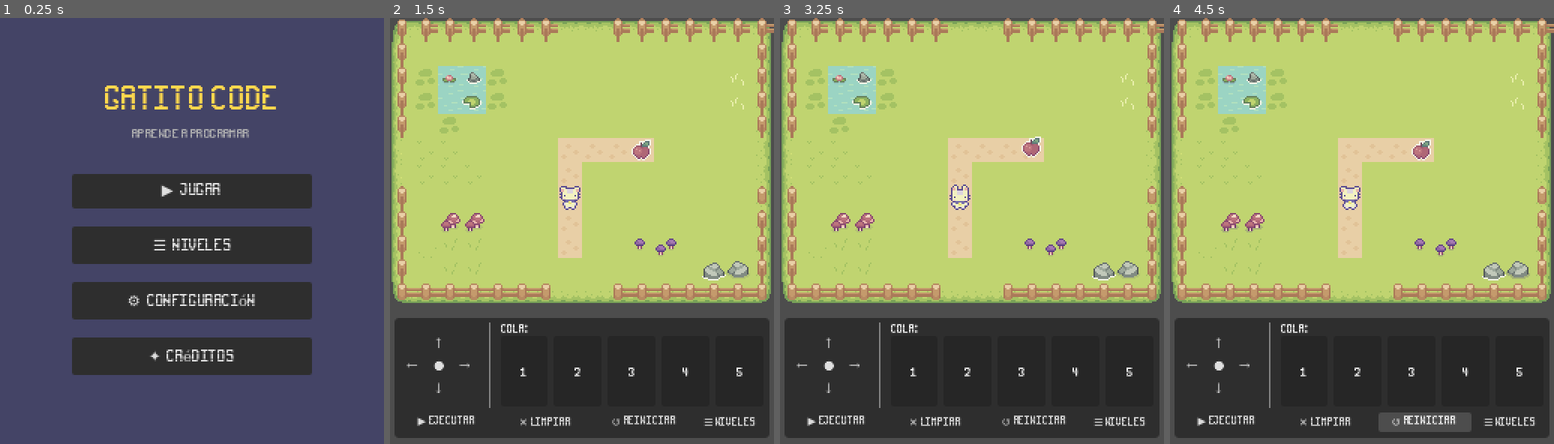
Above: before the commit, frames 1-4 (left to right).
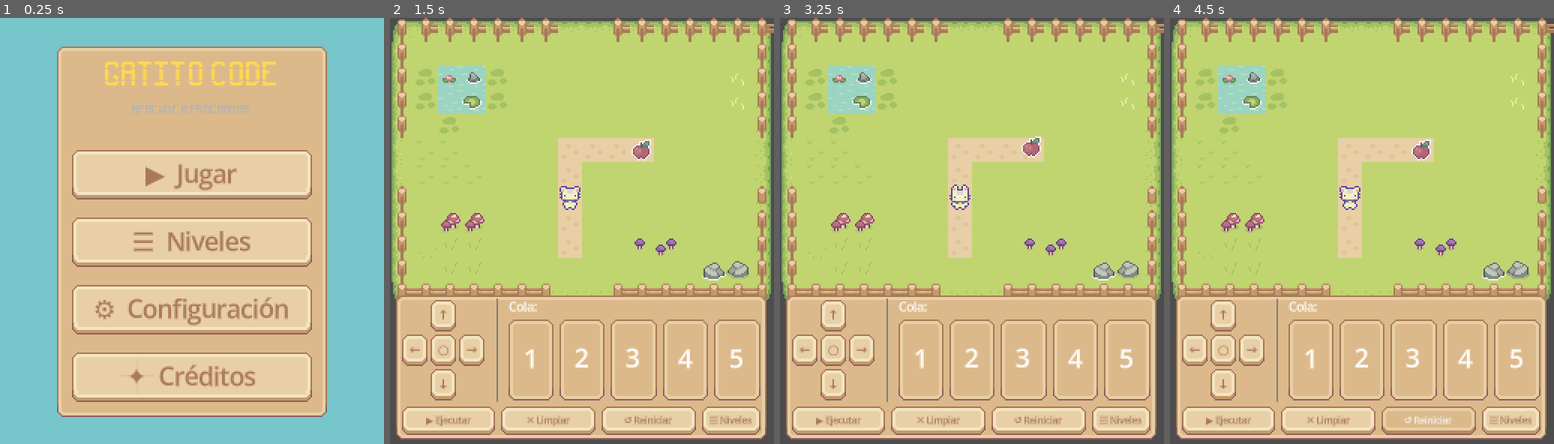
Above: after the commit, the same moments.

Repository: iarabaya/proyecto-integrador-v1
Game: Godot game, scene res://scenes/main_menu/main_menu.tscn
Same seed, same stepped clock (60 frames per second), same inputs: the game is played once before the commit and once after it.
Inputs (mouse positions are in pixels of both pictures, inside the frame that each line leads up to):
- Up to frame 1 (0.25 s): no input
- Up to frame 2 (1.5 s): click "☰ Niveles" at 0.5 s; click (493, 133) at 1.25 s
- Up to frame 3 (3.25 s): click "☰ Niveles" at 2 s; click (883, 133) at 2.75 s
- Up to frame 4 (4.5 s): click "↺ Reiniciar" at 3.5 s; click "↺ Reiniciar" at 4.25 s

The runs differ from the first frame. In frame 1, 100% of the frame differs, in the area x 0-100%, y 0-100%; in frame 2, 33%; in frame 3, 33%; in frame 4, 33%.

Commit message:
feat: basic ui update

Diff:
--- a/project.godot
+++ b/project.godot
@@ -32,6 +32,7 @@
 [gui]
 
 theme/default_font_multichannel_signed_distance_field=true
+theme/custom="uid://c4koxfd11wnyg"
 
 [physics]
 
--- a/scenes/command_ui/command_ui.gd
+++ b/scenes/command_ui/command_ui.gd
@@ -28,36 +28,14 @@
 
 
 func _ready() -> void:
-	# Style all buttons small
-	for btn in [_btn_up, _btn_down, _btn_left, _btn_right, _btn_jump]:
-		_make_small(btn, 8)
-	for btn in [_btn_execute, _btn_clear, _btn_restart, _btn_levels]:
-		_make_small(btn, 7)
-	_queue_label.add_theme_font_size_override("font_size", 7)
-	_queue_label.add_theme_font_override("font", PIXEL_FONT)
-
 	# Build slot panels in code
 	for i in MAX_SLOTS:
 		var slot := PanelContainer.new()
 		slot.size_flags_horizontal = Control.SIZE_EXPAND_FILL
-		# Compact stylebox so slot doesn't inflate
-		var sb := StyleBoxFlat.new()
-		sb.bg_color = Color(0.15, 0.15, 0.15)
-		sb.corner_radius_top_left    = 2
-		sb.corner_radius_top_right   = 2
-		sb.corner_radius_bottom_left = 2
-		sb.corner_radius_bottom_right = 2
-		sb.content_margin_top    = 2
-		sb.content_margin_bottom = 2
-		sb.content_margin_left   = 2
-		sb.content_margin_right  = 2
-		slot.add_theme_stylebox_override("panel", sb)
 
 		var lbl := Label.new()
 		lbl.horizontal_alignment = HORIZONTAL_ALIGNMENT_CENTER
 		lbl.vertical_alignment   = VERTICAL_ALIGNMENT_CENTER
-		lbl.add_theme_font_size_override("font_size", 8)
-		lbl.add_theme_font_override("font", PIXEL_FONT)
 		lbl.text = str(i + 1)
 		slot.add_child(lbl)
 		_slots_hbox.add_child(slot)
@@ -78,26 +56,6 @@
 	for btn in [_btn_up, _btn_down, _btn_left, _btn_right, _btn_jump, _btn_execute]:
 		btn.disabled = locked
 
-
-func _make_small(btn: Button, font_sz: int) -> void:
-	btn.add_theme_font_size_override("font_size", font_sz)
-	btn.add_theme_font_override("font", PIXEL_FONT)
-	var states  := ["normal",              "hover",               "pressed",             "focus",               "disabled"]
-	var colors  := [Color(0.18,0.18,0.18), Color(0.30,0.30,0.30), Color(0.10,0.28,0.10), Color(0.18,0.18,0.18), Color(0.12,0.12,0.12)]
-	for i in states.size():
-		var sb := StyleBoxFlat.new()
-		sb.bg_color = colors[i]
-		sb.corner_radius_top_left    = 2
-		sb.corner_radius_top_right   = 2
-		sb.corner_radius_bottom_left = 2
-		sb.corner_radius_bottom_right = 2
-		sb.content_margin_top    = 2
-		sb.content_margin_bottom = 2
-		sb.content_margin_left   = 4
-		sb.content_margin_right  = 4
-		btn.add_theme_stylebox_override(states[i], sb)
-
-
 func _enqueue(cmd: String) -> void:
 	if _queue.size() >= MAX_SLOTS: return
 	_queue.append(cmd)
--- a/scenes/command_ui/command_ui.tscn
+++ b/scenes/command_ui/command_ui.tscn
@@ -1,7 +1,6 @@
 [gd_scene format=3 uid="uid://j61t04tbn3iq"]
 
 [ext_resource type="Script" uid="uid://bo0hm4ql2cbo6" path="res://scenes/command_ui/command_ui.gd" id="1_hbfb6"]
-[ext_resource type="StyleBox" uid="uid://rwoxs1u3vww0" path="res://boton.tres" id="2_7ylux"]
 
 [node name="CommandUI" type="CanvasLayer" unique_id=1687930181]
 layer = 10
@@ -9,10 +8,16 @@
 script = ExtResource("1_hbfb6")
 
 [node name="Panel" type="Panel" parent="." unique_id=261914153]
-offset_left = 3.0
-offset_top = 200.0
-offset_right = 253.0
-offset_bottom = 280.0
+anchors_preset = 12
+anchor_top = 1.0
+anchor_right = 1.0
+anchor_bottom = 1.0
+offset_left = 4.0
+offset_top = -99.0
+offset_right = -5.0
+offset_bottom = -3.0
+grow_horizontal = 2
+grow_vertical = 0
 
 [node name="Margin" type="MarginContainer" parent="Panel" unique_id=1922213687]
 layout_mode = 1
@@ -50,7 +55,6 @@
 custom_minimum_size = Vector2(12, 12)
 layout_mode = 2
 theme_override_font_sizes/font_size = 8
-theme_override_styles/normal = ExtResource("2_7ylux")
 text = "↑"
 
 [node name="Sp2" type="Control" parent="Panel/Margin/VBox/TopRow/DPad" unique_id=932562135]
@@ -61,21 +65,18 @@
 custom_minimum_size = Vector2(12, 12)
 layout_mode = 2
 theme_override_font_sizes/font_size = 8
-theme_override_styles/normal = ExtResource("2_7ylux")
 text = "←"
 
 [node name="BtnJump" type="Button" parent="Panel/Margin/VBox/TopRow/DPad" unique_id=870919966]
 custom_minimum_size = Vector2(12, 12)
 layout_mode = 2
 theme_override_font_sizes/font_size = 8
-theme_override_styles/normal = ExtResource("2_7ylux")
 text = "○"
 
 [node name="BtnRight" type="Button" parent="Panel/Margin/VBox/TopRow/DPad" unique_id=211985155]
 custom_minimum_size = Vector2(12, 12)
 layout_mode = 2
 theme_override_font_sizes/font_size = 8
-theme_override_styles/normal = ExtResource("2_7ylux")
 text = "→"
 
 [node name="Sp3" type="Control" parent="Panel/Margin/VBox/TopRow/DPad" unique_id=963540460]
@@ -86,7 +87,6 @@
 custom_minimum_size = Vector2(12, 12)
 layout_mode = 2
 theme_override_font_sizes/font_size = 8
-theme_override_styles/normal = ExtResource("2_7ylux")
 text = "↓"
 
 [node name="Sp4" type="Control" parent="Panel/Margin/VBox/TopRow/DPad" unique_id=344564087]
--- a/scenes/main_menu/main_menu.gd
+++ b/scenes/main_menu/main_menu.gd
@@ -2,12 +2,12 @@
 
 const PIXEL_FONT = preload("res://assets/fonts/pixelFont-7-8x14-sproutLands.ttf")
 
-@onready var _btn_jugar:    Button = $BG/Center/Card/BtnPlay
-@onready var _btn_niveles:  Button = $BG/Center/Card/BtnLevels
-@onready var _btn_settings: Button = $BG/Center/Card/BtnSettings
-@onready var _btn_credits:  Button = $BG/Center/Card/BtnCredits
-@onready var _title:        Label  = $BG/Center/Card/Title
-@onready var _subtitle:     Label  = $BG/Center/Card/Subtitle
+@onready var _btn_jugar:    Button = $BG/Center/Panel/Card/BtnPlay
+@onready var _btn_niveles:  Button = $BG/Center/Panel/Card/BtnLevels
+@onready var _btn_settings: Button = $BG/Center/Panel/Card/BtnSettings
+@onready var _btn_credits:  Button = $BG/Center/Panel/Card/BtnCredits
+@onready var _title:        Label  = $BG/Center/Panel/Card/Title
+@onready var _subtitle:     Label  = $BG/Center/Panel/Card/Subtitle
 
 func _ready() -> void:
 	# Title styling
@@ -23,11 +23,6 @@
 	_subtitle.horizontal_alignment = HORIZONTAL_ALIGNMENT_CENTER
 
 	# Buttons
-	for btn in [_btn_jugar, _btn_niveles, _btn_settings, _btn_credits]:
-		btn.add_theme_font_override("font", PIXEL_FONT)
-		btn.add_theme_font_size_override("font_size", 10)
-		_style_button(btn)
-
 	_btn_jugar.pressed.connect(_on_jugar)
 	_btn_niveles.pressed.connect(_on_niveles)
 	_btn_settings.pressed.connect(_on_settings)
@@ -49,20 +44,3 @@
 func _on_credits() -> void:
 	# Placeholder — will be implemented later
 	OS.alert("Gatito Code\nDesarrollo: tu nombre aquí\n\n🐱 Gracias por jugar", "Créditos")
-
-func _style_button(btn: Button) -> void:
-	var states  := ["normal", "hover", "pressed", "focus", "disabled"]
-	var colors  := [Color(0.18,0.18,0.18), Color(0.30,0.30,0.30),
-					Color(0.10,0.28,0.10), Color(0.18,0.18,0.18), Color(0.12,0.12,0.12)]
-	for i in states.size():
-		var sb := StyleBoxFlat.new()
-		sb.bg_color = colors[i]
-		sb.corner_radius_top_left    = 2
-		sb.corner_radius_top_right   = 2
-		sb.corner_radius_bottom_left = 2
-		sb.corner_radius_bottom_right = 2
-		sb.content_margin_top    = 6
-		sb.content_margin_bottom = 6
-		sb.content_margin_left   = 12
-		sb.content_margin_right  = 12
-		btn.add_theme_stylebox_override(states[i], sb)
--- a/scenes/main_menu/main_menu.tscn
+++ b/scenes/main_menu/main_menu.tscn
@@ -1,6 +1,8 @@
 [gd_scene format=3 uid="uid://cwe8h87xchg5p"]
 
 [ext_resource type="Script" uid="uid://ba8hif3om61yt" path="res://scenes/main_menu/main_menu.gd" id="1_fsom3"]
+[ext_resource type="StyleBox" uid="uid://daf3doa5ywsg6" path="res://theme/basic-button.tres" id="2_0ebjn"]
+[ext_resource type="Theme" uid="uid://c4koxfd11wnyg" path="res://theme/general-ui.tres" id="2_ob46e"]
 
 [node name="MainMenu" type="Control" unique_id=977152885]
 layout_mode = 3
@@ -18,45 +20,52 @@
 anchor_bottom = 1.0
 grow_horizontal = 2
 grow_vertical = 2
-color = Color(0.26666668, 0.26666668, 0.4, 1)
+color = Color(0.46400005, 0.7776, 0.8, 1)
 
 [node name="Center" type="CenterContainer" parent="BG" unique_id=1249896352]
 layout_mode = 1
-anchors_preset = 15
-anchor_right = 1.0
-anchor_bottom = 1.0
+anchors_preset = 8
+anchor_left = 0.5
+anchor_top = 0.5
+anchor_right = 0.5
+anchor_bottom = 0.5
 grow_horizontal = 2
 grow_vertical = 2
+theme = ExtResource("2_ob46e")
 
-[node name="Card" type="VBoxContainer" parent="BG/Center" unique_id=1325859312]
+[node name="Panel" type="PanelContainer" parent="BG/Center" unique_id=852625807]
+layout_mode = 2
+
+[node name="Card" type="VBoxContainer" parent="BG/Center/Panel" unique_id=1325859312]
 custom_minimum_size = Vector2(160, 0)
 layout_mode = 2
 theme_override_constants/separation = 12
 
-[node name="Title" type="Label" parent="BG/Center/Card" unique_id=1047383224]
+[node name="Title" type="Label" parent="BG/Center/Panel/Card" unique_id=1047383224]
 layout_mode = 2
 text = "GATITO CODE"
 horizontal_alignment = 1
 
-[node name="Subtitle" type="Label" parent="BG/Center/Card" unique_id=239269062]
+[node name="Subtitle" type="Label" parent="BG/Center/Panel/Card" unique_id=239269062]
 layout_mode = 2
 text = "aprende a programar"
 
-[node name="Spacer" type="Control" parent="BG/Center/Card" unique_id=605542544]
+[node name="Spacer" type="Control" parent="BG/Center/Panel/Card" unique_id=605542544]
 layout_mode = 2
 
-[node name="BtnPlay" type="Button" parent="BG/Center/Card" unique_id=1765646788]
+[node name="BtnPlay" type="Button" parent="BG/Center/Panel/Card" unique_id=1765646788]
 layout_mode = 2
 text = "▶  Jugar"
 
-[node name="BtnLevels" type="Button" parent="BG/Center/Card" unique_id=1890575743]
+[node name="BtnLevels" type="Button" parent="BG/Center/Panel/Card" unique_id=1890575743]
 layout_mode = 2
 text = "☰  Niveles"
 
-[node name="BtnSettings" type="Button" parent="BG/Center/Card" unique_id=1473151501]
+[node name="BtnSettings" type="Button" parent="BG/Center/Panel/Card" unique_id=1473151501]
 layout_mode = 2
+theme_override_styles/normal = ExtResource("2_0ebjn")
 text = "⚙  Configuración"
 
-[node name="BtnCredits" type="Button" parent="BG/Center/Card" unique_id=82749372]
+[node name="BtnCredits" type="Button" parent="BG/Center/Panel/Card" unique_id=82749372]
 layout_mode = 2
 text = "✦  Créditos"
--- /dev/null
+++ b/theme/basic-button.tres
@@ -0,0 +1,11 @@
+[gd_resource type="StyleBoxTexture" format=3 uid="uid://daf3doa5ywsg6"]
+
+[ext_resource type="Texture2D" uid="uid://dleihepxqwila" path="res://assets/ui/buttons/basic-button.png" id="1_ntjlq"]
+
+[resource]
+texture = ExtResource("1_ntjlq")
+texture_margin_left = 5.0
+texture_margin_top = 5.0
+texture_margin_right = 5.0
+texture_margin_bottom = 5.0
+region_rect = Rect2(11.031668, 6.9464903, 26.165548, 19.046299)
--- /dev/null
+++ b/theme/general-ui.tres
@@ -0,0 +1,46 @@
+[gd_resource type="Theme" format=3 uid="uid://c4koxfd11wnyg"]
+
+[ext_resource type="StyleBox" uid="uid://daf3doa5ywsg6" path="res://theme/basic-button.tres" id="1_l6obm"]
+[ext_resource type="Texture2D" uid="uid://bsvlc45305udo" path="res://assets/ui/buttons/basic-button-hover.png" id="1_x66o5"]
+[ext_resource type="Texture2D" uid="uid://be6eudtva6n68" path="res://assets/ui/buttons/basic-button-pressed.png" id="2_x66o5"]
+[ext_resource type="Texture2D" uid="uid://b6mu4yw0gocc1" path="res://assets/ui/panels/basic-panel.png" id="4_2mbi3"]
+
+[sub_resource type="StyleBoxTexture" id="StyleBoxTexture_w6kf7"]
+texture = ExtResource("1_x66o5")
+texture_margin_left = 5.0
+texture_margin_top = 5.0
+texture_margin_right = 5.0
+texture_margin_bottom = 5.0
+region_rect = Rect2(11, 6, 26, 19)
+
+[sub_resource type="StyleBoxTexture" id="StyleBoxTexture_2mbi3"]
+texture = ExtResource("2_x66o5")
+texture_margin_left = 5.0
+texture_margin_top = 5.0
+texture_margin_right = 5.0
+texture_margin_bottom = 5.0
+region_rect = Rect2(11, 6.361556, 26, 19.638443)
+
+[sub_resource type="StyleBoxTexture" id="StyleBoxTexture_646mi"]
+texture = ExtResource("4_2mbi3")
+texture_margin_left = 10.0
+texture_margin_top = 10.0
+texture_margin_right = 10.0
+texture_margin_bottom = 10.0
+region_rect = Rect2(12, 12, 106, 122)
+
+[sub_resource type="StyleBoxTexture" id="StyleBoxTexture_jvwnk"]
+texture = ExtResource("4_2mbi3")
+texture_margin_left = 10.0
+texture_margin_top = 10.0
+texture_margin_right = 10.0
+texture_margin_bottom = 10.0
+region_rect = Rect2(12, 12, 106, 122)
+
+[resource]
+Button/colors/font_color = Color(0.6666667, 0.4745098, 0.34901962, 1)
+Button/styles/hover = SubResource("StyleBoxTexture_w6kf7")
+Button/styles/normal = ExtResource("1_l6obm")
+Button/styles/pressed = SubResource("StyleBoxTexture_2mbi3")
+Panel/styles/panel = SubResource("StyleBoxTexture_646mi")
+PanelContainer/styles/panel = SubResource("StyleBoxTexture_jvwnk")
Binary file added: assets/ui/buttons/basic-button-hover.png
Not shown, added: assets/ui/buttons/basic-button-hover.png.import
Binary file added: assets/ui/buttons/basic-button-pressed.png
Not shown, added: assets/ui/buttons/basic-button-pressed.png.import
Binary file added: assets/ui/buttons/basic-button.aseprite
Binary file added: assets/ui/buttons/basic-button.png
Not shown, added: assets/ui/buttons/basic-button.png.import
Binary file added: assets/ui/panels/basic-panel.png
Not shown, added: assets/ui/panels/basic-panel.png.import
